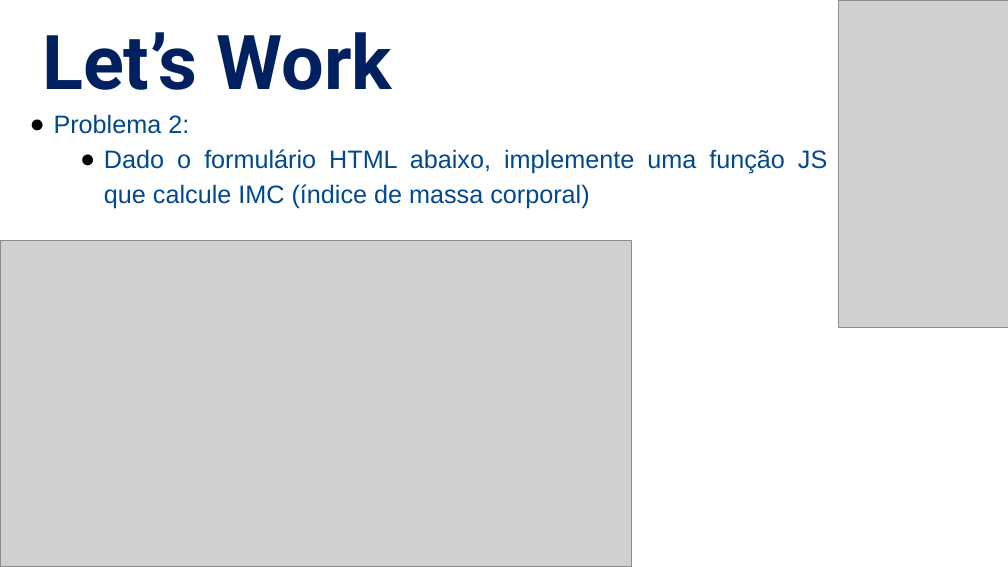
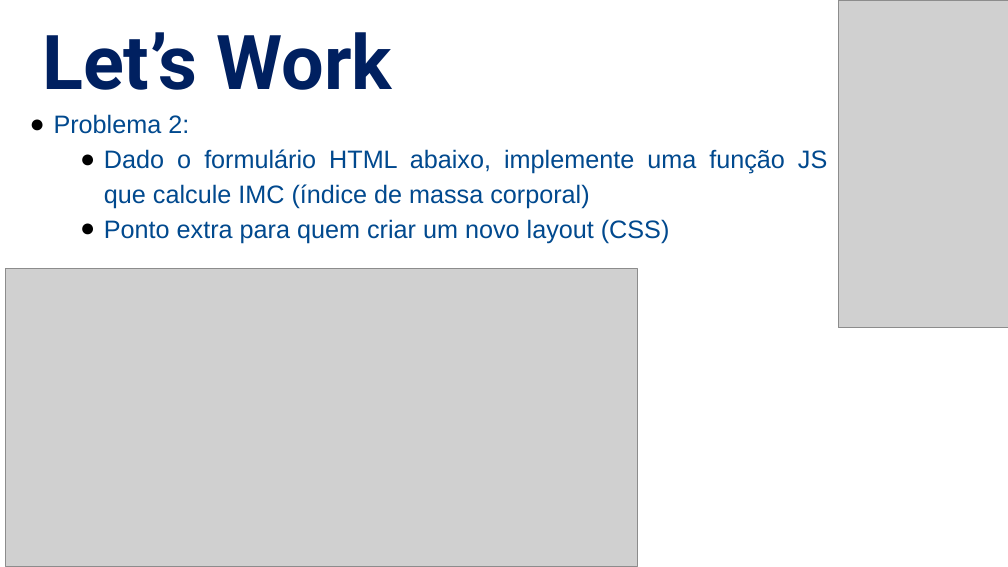
Before and after one commit to alandsilvasouza/PY2, a slide deck: slide 26 of aula08/Aula08.pptx. Drawn at 1008x567 pixels with LibreOffice and Linux fonts; fonts in the diff are those of the drawing; grey boxes stand for pictures. Boxes give left, top, right and bottom in pixels: in the first picture for what was removed or moved away, otherwise in the second. Text is boxed around its words. In the diff, an @@ line names an element or a change of style, - is before the commit and + after.

```diff
--- a/aula08/Aula08.pptx
+++ b/aula08/Aula08.pptx
@@ text at (x1=104, y1=219, x2=670, y2=243): paragraph added @@
+  ● Ponto extra para quem criar um novo layout (CSS)
@@ picture resized from (x1=0, y1=241, x2=632, y2=566) to (x1=5, y1=268, x2=637, y2=567) @@
```
Also in this commit, not shown: 1 slide added, 28 other files.
